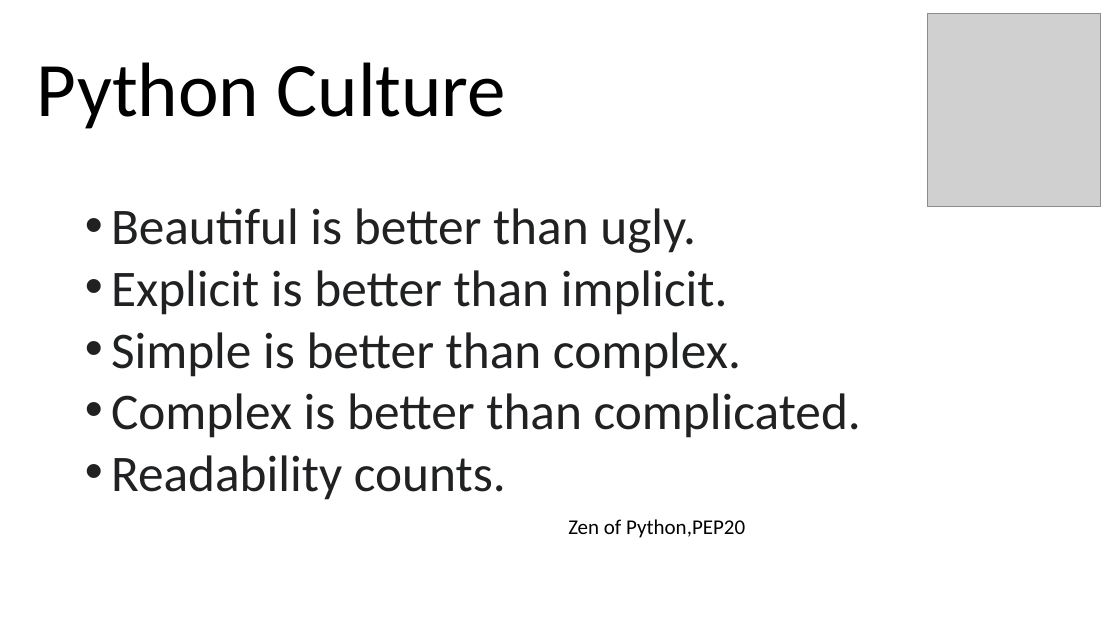
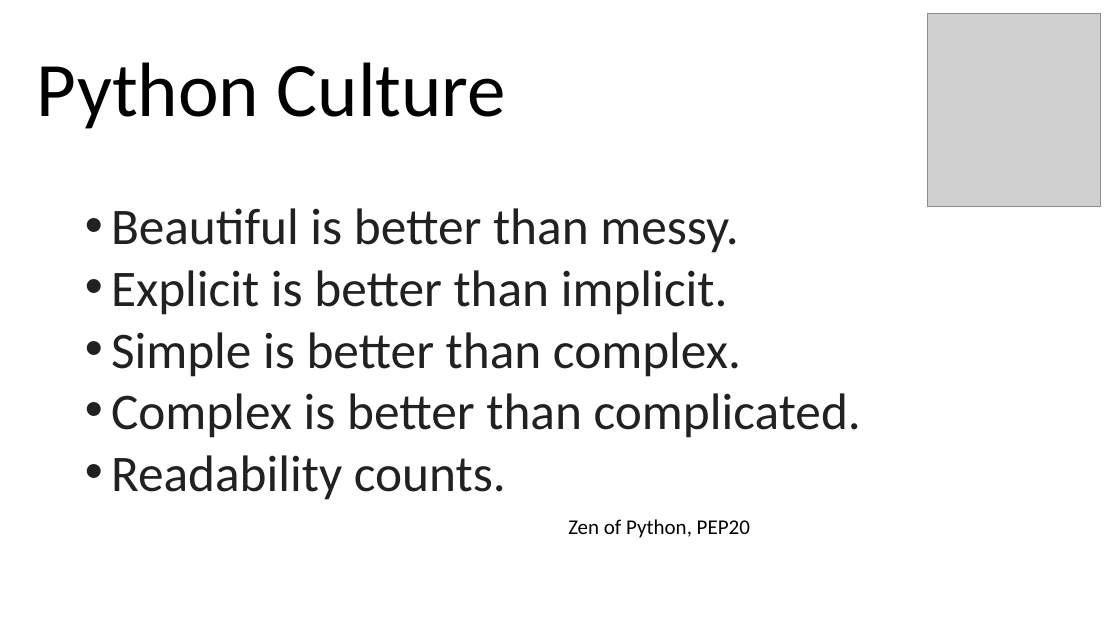
Before and after one commit to alexburn17/BIOL6100, a slide deck: slide 4 of python_bootcamp/ Python101.pptx (slide 5 before the commit). Drawn at 1120x630 pixels with LibreOffice and Linux fonts; fonts in the diff are those of the drawing; grey boxes stand for pictures. Boxes give left, top, right and bottom in pixels: in the first picture for what was removed or moved away, otherwise in the second. Text is boxed around its words. In the diff, an @@ line names an element or a change of style, - is before the commit and + after.

```diff
--- a/python_bootcamp/ Python101.pptx
+++ b/python_bootcamp/ Python101.pptx
@@ text at box(111, 208, 739, 253): text changed @@
-• Beautiful is better than ugly.
+• Beautiful is better than messy.
@@ text at box(568, 519, 750, 538): spaces changed @@
-Zen of Python,PEP20
+Zen of Python, PEP20
```
Also in this commit, not shown: 2 other slides changed, 3 slides added, 2 slides removed, 8 other files.
